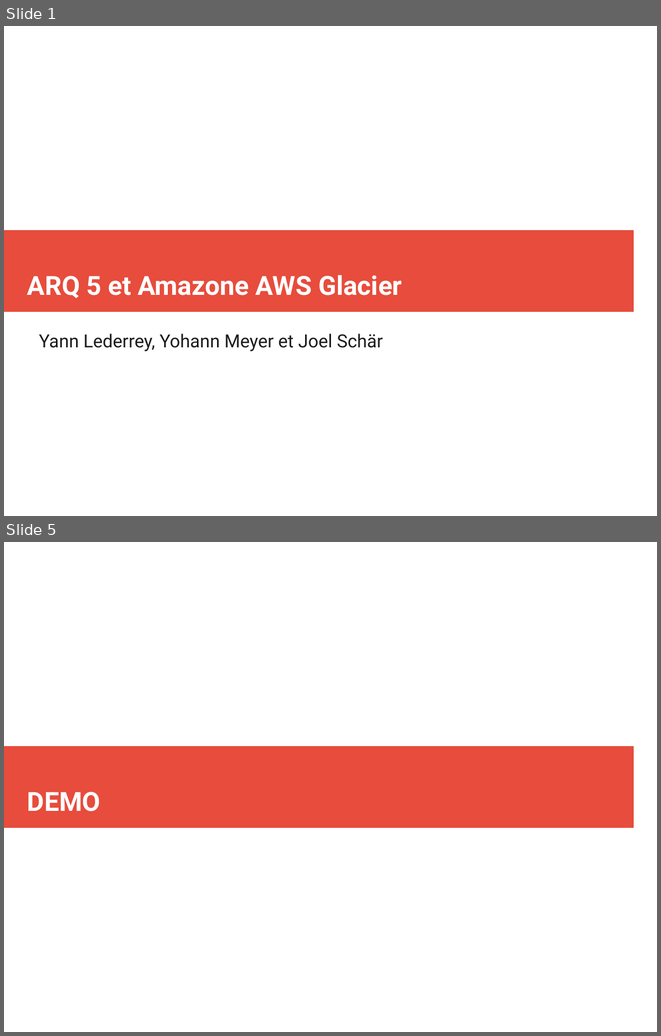
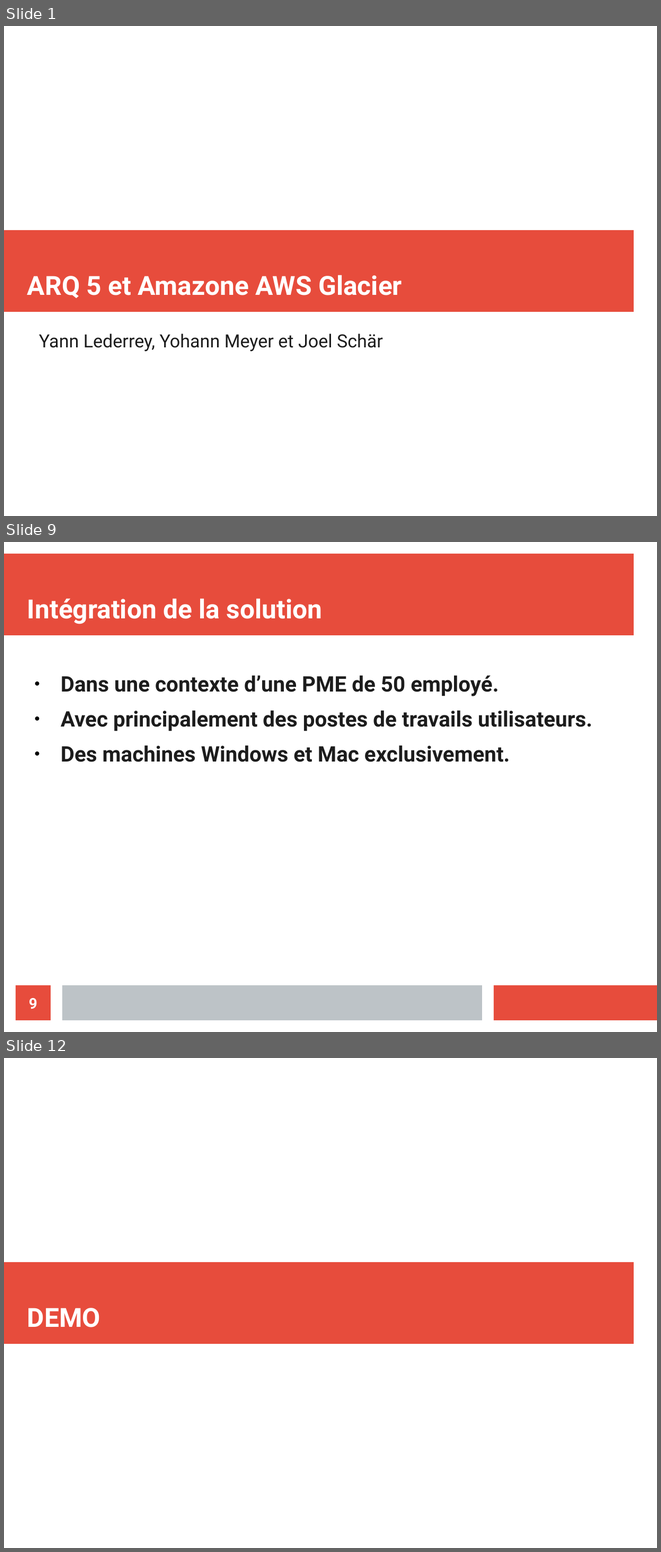
Before and after one commit to Nyahon/AIT, a slide deck: AIT_Amazon_Presentation.odp. Shown one above the other, each under a label of ours: slides 1 and 5 before the commit, slides 1, 9 and 12 after it; the slides between them are not shown. The pictures are 661x1036 and 661x1552 pixels, drawn with LibreOffice and Linux fonts; fonts in the diff are those of the drawing. Boxes give left, top, right and bottom in pixels: in the first picture for what was removed or moved away, otherwise in the second. Text is boxed around its words. In the diff, an @@ line names an element or a change of style, - is before the commit and + after.

```diff
--- a/AIT_Amazon_Presentation.odp
+++ b/AIT_Amazon_Presentation.odp
@@ slide 9 added at (x1=4, y1=542, x2=657, y2=1032), background #FFFFFF @@
@@ rectangle added at (x1=4, y1=554, x2=634, y2=636), fill #E74C3C @@
@@ title added at (x1=27, y1=598, x2=322, y2=624), 32 pt, text #FFFFFF, bold @@
+Intégration de la solution
@@ text added at (x1=61, y1=675, x2=592, y2=762), 26 pt, text #1C1C1C, bold @@
+● Dans une contexte d’une PME de 50 employé.
+● Avec principalement des postes de travails utilisateurs.
+● Des machines Windows et Mac exclusivement.
@@ page number added at (x1=16, y1=985, x2=51, y2=1020), fill #E74C3C, 18 pt, text #FFFFFF, bold @@
+9
@@ rectangle added at (x1=62, y1=985, x2=482, y2=1020), fill #BDC3C7 @@
@@ rectangle added at (x1=494, y1=985, x2=657, y2=1020), fill #E74C3C @@
@@ what was slide 5 is now slide 12 @@
```
Also in this commit, not shown: 1 slide changed, 8 other slides added, 2 slides removed.
